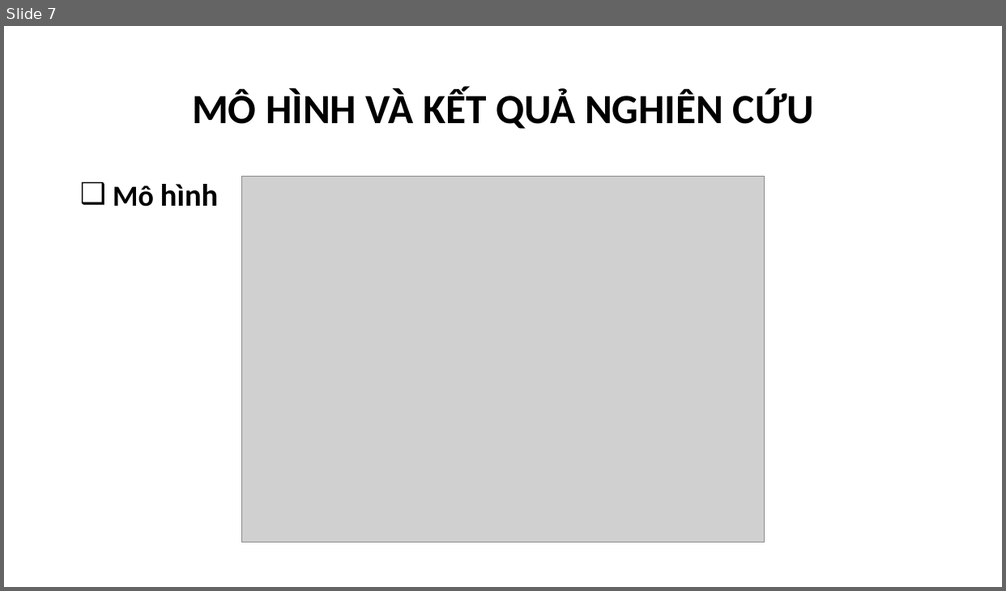
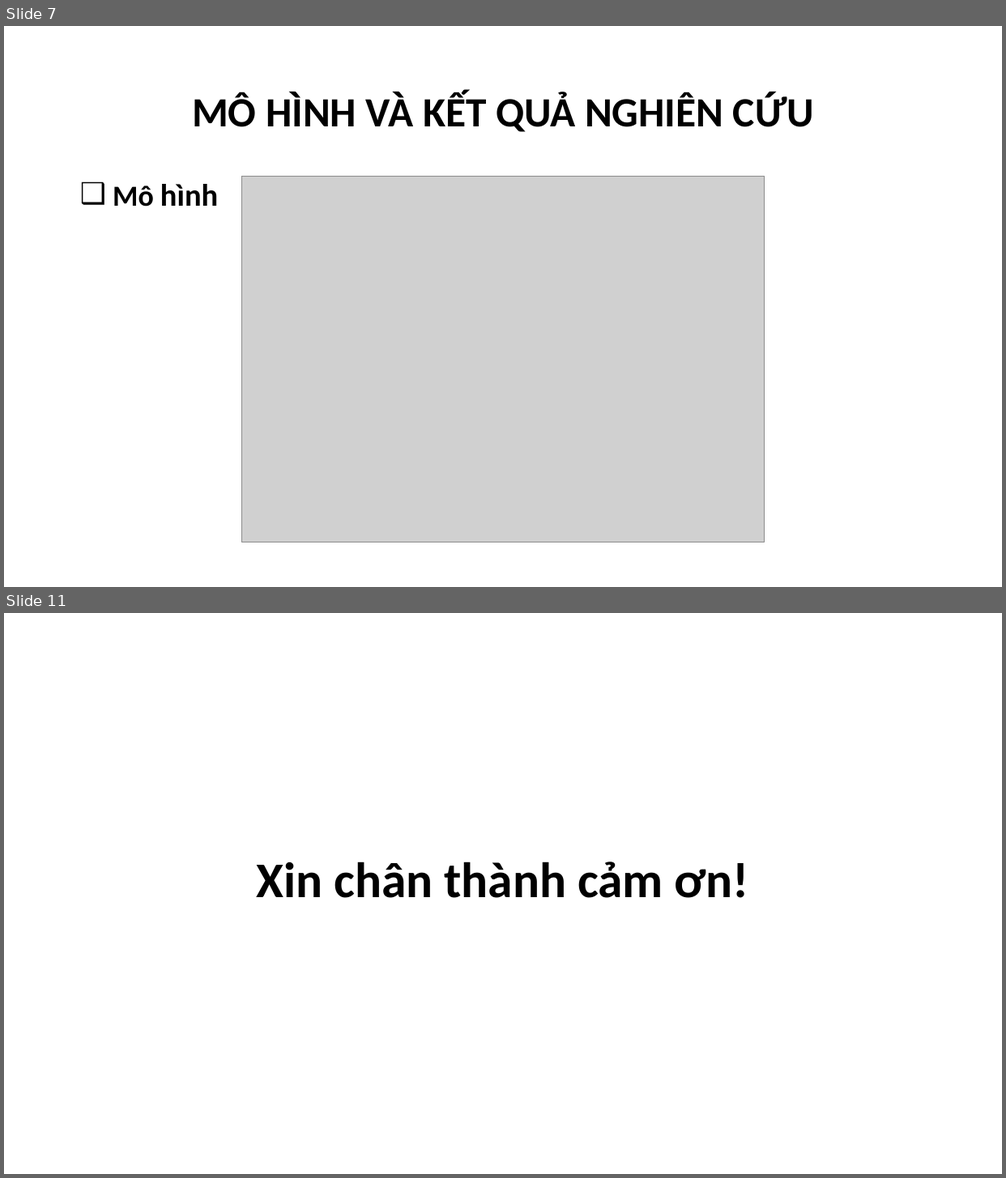
Before and after one commit to phamthevinhtv/csn-da22ttc-phamthevinh-vattunongnghiep, a slide deck: thesis/abs/CSN-PhamTheVinh-110122208-DA22TTC.pptx. Shown one above the other, each under a label of ours: slide 7 before the commit, slides 7 and 11 after it; the slides between them are not shown. The pictures are 1006x591 and 1006x1178 pixels, drawn with LibreOffice and Linux fonts; fonts in the diff are those of the drawing; grey boxes stand for pictures; background and template pictures are left out. Boxes give left, top, right and bottom in pixels: in the first picture for what was removed or moved away, otherwise in the second. Text is boxed around its words. In the diff, an @@ line names an element or a change of style, - is before the commit and + after.

```diff
--- a/thesis/abs/CSN-PhamTheVinh-110122208-DA22TTC.pptx
+++ b/thesis/abs/CSN-PhamTheVinh-110122208-DA22TTC.pptx
@@ slide 11 added at bbox=[4, 613, 1002, 1174], background picture (left out) @@
@@ title added at bbox=[256, 862, 749, 898], 48 pt, text #000000, bold @@
+Xin chân thành cảm ơn!
@@ slide 7 changed as well @@
@@ title "MÔ HÌNH VÀ KẾT QUẢ ..." at bbox=[192, 92, 814, 132]: line spacing 0.9 to 1 @@
```
Also in this commit, not shown: 7 other slides changed, 2 other slides added, 1 other file.
